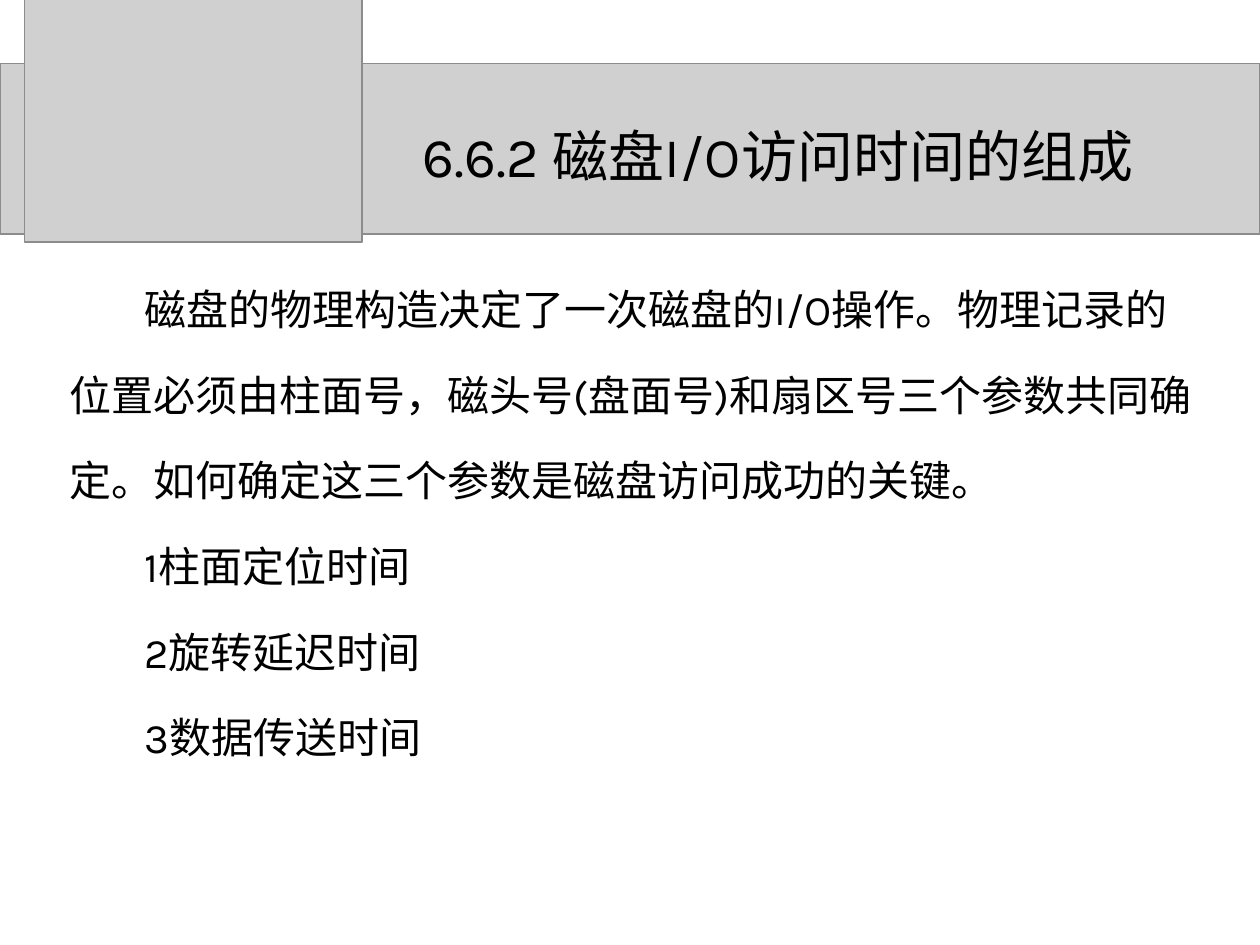
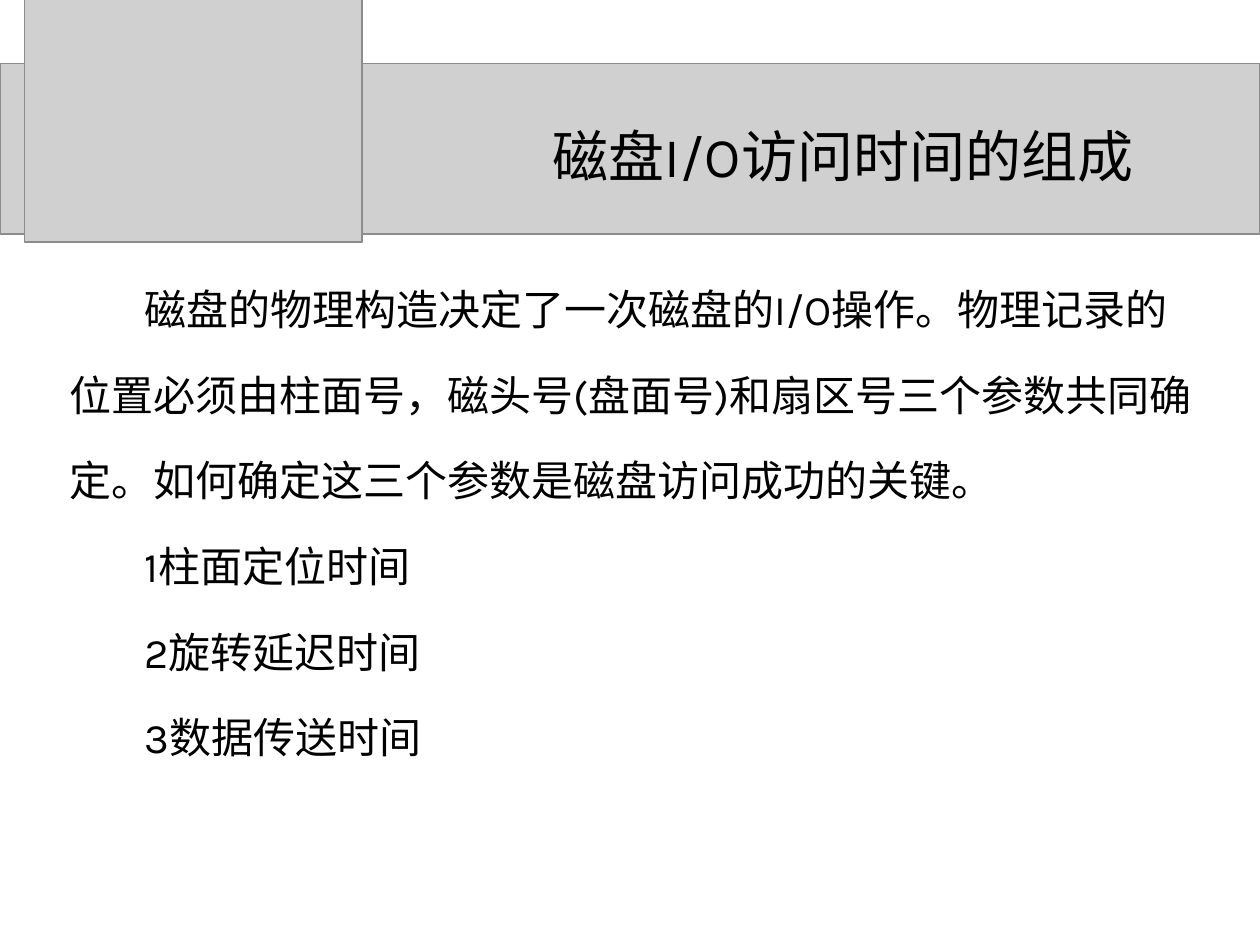
Before and after one commit to zeemeil/zeemeil.github.io, a slide deck: slide 94 of files/2025_2_OS/1015_OS_device.pptx (slide 91 before the commit). Drawn at 1260x945 pixels with LibreOffice and Linux fonts; fonts in the diff are those of the drawing; grey boxes stand for pictures. Boxes give left, top, right and bottom in pixels: in the first picture for what was removed or moved away, otherwise in the second. Text is boxed around its words. In the diff, an @@ line names an element or a change of style, - is before the commit and + after.

```diff
--- a/files/2025_2_OS/1015_OS_device.pptx
+++ b/files/2025_2_OS/1015_OS_device.pptx
@@ title at <box>553,129,1133,182</box>: text changed @@
-6.6.2 磁盘I/O访问时间的组成
+磁盘I/O访问时间的组成
```
Also in this commit, not shown: 56 other slides changed, 3 slides added, 17 other files.
